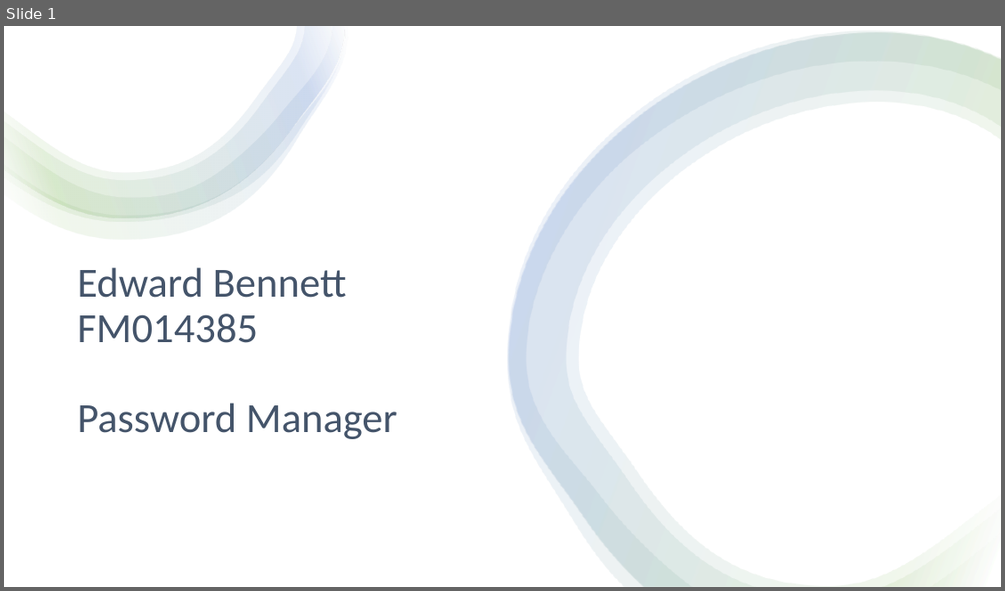
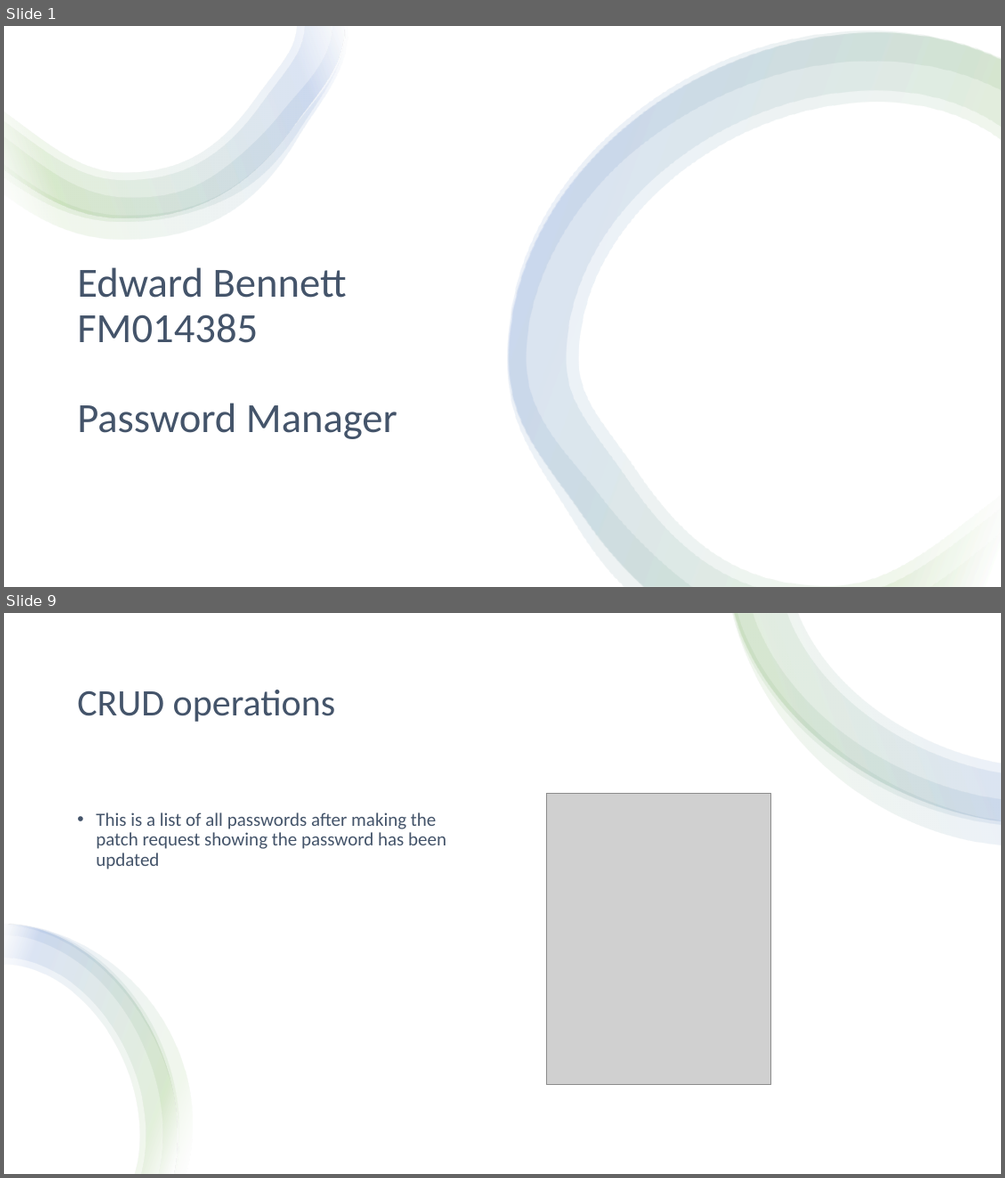
Before and after one commit to EWBennett/password-manager, a slide deck: Project Write-up/Presentation.pptx. Shown one above the other, each under a label of ours: slide 1 before the commit, slides 1 and 9 after it; the slides between them are not shown. The pictures are 1005x591 and 1005x1178 pixels, drawn with LibreOffice and Linux fonts; fonts in the diff are those of the drawing; grey boxes stand for pictures. Boxes give left, top, right and bottom in pixels: in the first picture for what was removed or moved away, otherwise in the second. Text is boxed around its words. In the diff, an @@ line names an element or a change of style, - is before the commit and + after.

Commit message:
Fixed editing passwords

```diff
--- a/Project Write-up/Presentation.pptx
+++ b/Project Write-up/Presentation.pptx
@@ slide 9 added at box(4, 613, 1001, 1174), background #FFFFFF @@
@@ rectangle added at box(4, 613, 1001, 1174), fill #FFFFFF @@
@@ group added at box(732, 613, 1001, 845): 4 freeform shapes @@
@@ title added at box(77, 690, 336, 722), 36 pt, text #44546A @@
+CRUD operations
@@ picture added at box(547, 794, 770, 1084) @@
@@ text added at box(96, 812, 446, 869), 18 pt, text #44546A @@
+• This is a list of all passwords after making the patch request showing the password has been updated
@@ group added at box(4, 924, 192, 1174): 4 freeform shapes @@
```
Also in this commit, not shown: 3 slides changed, 5 other slides added, 1 slide removed, 3 other files.
